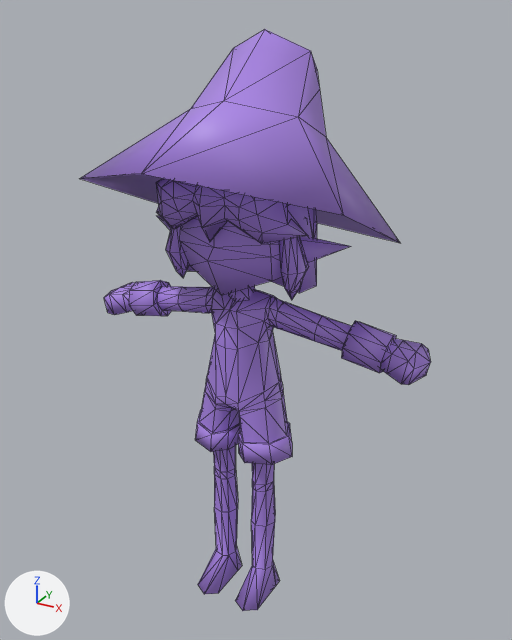
Two versions of the glTF model asset/characters/M_WitchPlayer.glb, one commit apart.
Rendered twice from a camera (50 mm lens) standing at (2.73, -4.72, 5.15) and looking at (0.03, 0.18, 2.7). Lighting does not change. The marker at lower left points along +X, +Y and +Z. The first picture is the older version. Mesh edges are drawn as thin lines. Where no turn or scale is listed for an object, it has been applied to the vertices. Vertices at exactly the same position are counted once.

Names of what the first picture shows: 'Witch'.
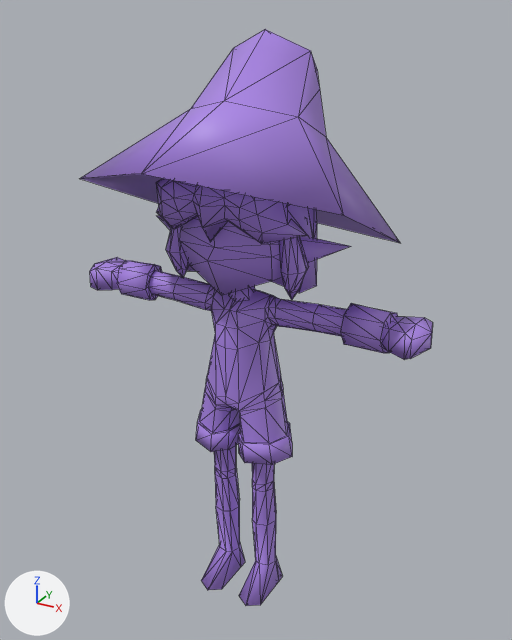
The newer file is also rescaled (x0.534), turned or shifted as a whole; pictures and numbers use the older file's frame.

Pixel boxes [x1, y1, x2, y2] of what changed, in the pictures (512 x 640 px; the box of a moved part takes in the faces that stretch with it):
'Witch', reshaped
    before: [80, 29, 431, 611]
    after: [80, 29, 433, 606]
part 1 of me_cylinder_002, moved or reshaped
    before: [104, 282, 135, 315]
    after: [90, 257, 125, 290]
part 2 of me_cylinder_002, moved or reshaped
    before: [380, 339, 431, 385]
    after: [382, 317, 433, 360]
part 3 of me_cylinder_002, moved or reshaped
    before: [129, 280, 396, 392]
    after: [117, 260, 398, 392]
part 4 of me_cylinder_002, moved or reshaped
    before: [198, 445, 280, 611]
    after: [201, 445, 283, 606]

Diff of the bpy script that builds the scene:
```diff
--- a/asset/characters/M_WitchPlayer.glb.py
+++ b/asset/characters/M_WitchPlayer.glb.py
@@ me_cylinder_002 @@
 # used by ob_witch; location = (0.0, 0.0, 0.0)
-me_cylinder_002.from_pydata(...)  # 623 vertices, 1152 faces; spans x -1.56..1.56, y -1.23..1.36, z 0.0..5.01
+me_cylinder_002.from_pydata(...)  # 623 vertices, 1152 faces; spans x -1.59..1.59, y -1.23..1.36, z 0.0..5.01
+# me_cylinder_002 part 1: the loose piece of 30 vertices spanning x -1.56..-1.09, y -0.01..0.37, z 2.52..2.75 is multiplied about its middle by the matrix ((0.968, -0.123, 0.218), (0.119, 0.992, 0.031), (-0.22, -0.005, 0.976)), then moved by (-0.04, -0.14, 0.27)
+# me_cylinder_002 part 2: the loose piece of 30 vertices spanning x 1.09..1.56, y -0.01..0.37, z 2.52..2.75 is multiplied about its middle by the matrix ((0.969, 0.115, -0.218), (-0.111, 0.993, 0.03), (0.22, -0.005, 0.976)), then moved by (0.04, -0.14, 0.27)
+# me_cylinder_002 part 3: 113 of 623 vertices moved; they spanned x -1.24..1.24, y -0.06..0.35, z 2.49..3.01 and now span x -1.28..1.28, y -0.11..0.23, z 2.62..3.08; mean shift (0.0, -0.06, 0.12); largest move (1.19, 0.29, 2.53) -> (1.27, 0.15, 2.77)
+# me_cylinder_002 part 4: 68 of 623 vertices moved; they spanned x -0.49..0.35, y -0.41..0.14, z 0.0..1.56 and now span x -0.49..0.35, y -0.35..0.19, z 0.0..1.56; mean shift (0.0, 0.04, 0.0); largest move (0.08, 0.09, 0.01) -> (0.08, 0.16, 0.01)
+# other edits to the shape of me_cylinder_002 do not show in these pictures
 me_cylinder_002.materials.append(mat_t_placeholderwitch)
```
